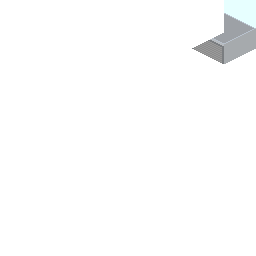
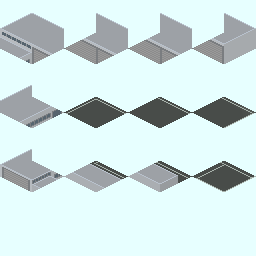
Layer changes from the first 256×256 image to the second:
added layer "クリップボード #2" above "クリップボード #1" over [128, 0, 192, 64]
added layer "クリップボード #1" above "クリップボード #9" over [64, 0, 128, 64]
added layer "クリップボード #8" above "クリップボード #7" over [0, 128, 64, 192]
added layer "クリップボード #7" above "クリップボード #6" over [192, 97, 256, 128]
added layer "クリップボード #6" above "クリップボード #5" over [128, 97, 192, 128]
added layer "クリップボード #5" above "クリップボード #4" over [64, 97, 128, 128]
added layer "クリップボード #4" above "クリップボード #11" over [0, 64, 64, 128]
added layer "クリップボード #11" above "クリップボード #10" over [128, 161, 192, 192]
added layer "クリップボード #10" above "クリップボード" over [64, 161, 128, 192]
added layer "クリップボード" above "TSF_Factory_Main_Unit_Source.png" over [0, 0, 64, 64]
added layer "TSF_Factory_Main_Unit_Source.png" over [0, 0, 256, 256]
